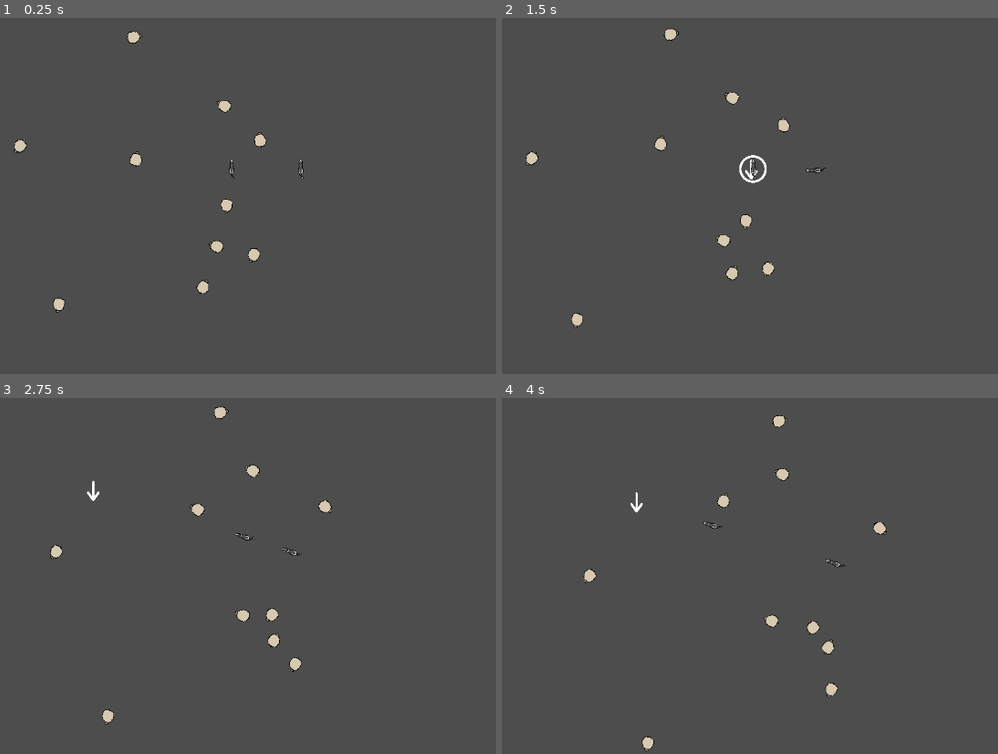
Above: before the commit, frames 1-4 (two rows, left to right).
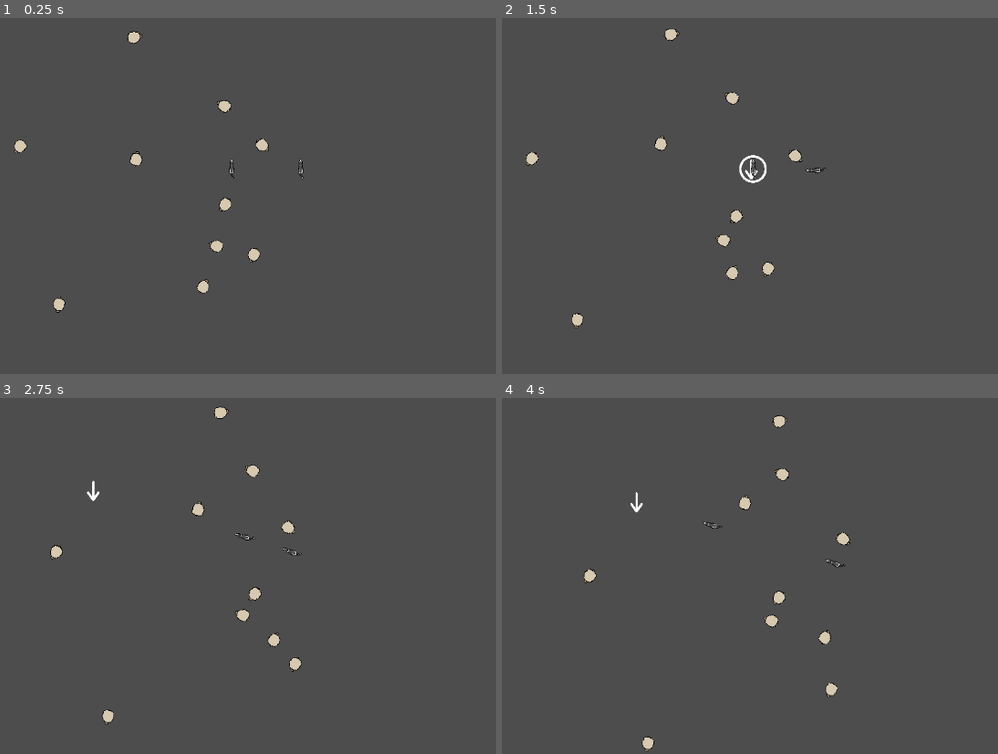
Above: after the commit, the same moments.

Repository: SentientDragon5/CMPM-170-Sheepdog-Herding
Game: Godot game, scene res://main.tscn
Same seed, same stepped clock (60 frames per second), same inputs: the game is played once before the commit and once after it.
Inputs (mouse positions are in pixels of both pictures, inside the frame that each line leads up to):
- Up to frame 1 (0.25 s): no input
- Up to frame 2 (1.5 s): move the mouse to (809, 167) at 0.52 s; press the mouse at (809, 167) at 0.53 s; move the mouse to (750, 167) at 1.27 s; release the mouse at (750, 167) at 1.28 s; click (750, 167) at 1.35 s
- Up to frame 3 (2.75 s): move the mouse to (69, 487) at 2.02 s; press the mouse at (69, 487) at 2.03 s
- Up to frame 4 (4 s): move the mouse to (824, 547) at 2.77 s; release the mouse at (824, 547) at 2.78 s; click (824, 547) at 2.85 s; move the mouse to (680, 447) at 3.52 s; press the mouse at (680, 447) at 3.53 s

The runs differ from the first frame. In frame 1, 0.2% of the frame differs, in the area x 2-55%, y 3-83%; in frame 2, 0.4%; in frame 3, 0.4%; in frame 4, 0.7%, in the area x 16-78%, y 4-100%.

Commit message:
sheep goes straight

Diff:
--- a/prefabs/sheep.tscn
+++ b/prefabs/sheep.tscn
@@ -1,10 +1,12 @@
-[gd_scene load_steps=4 format=3 uid="uid://c1a456lqgotx0"]
+[gd_scene load_steps=5 format=3 uid="uid://c1a456lqgotx0"]
 
 [ext_resource type="Texture2D" uid="uid://bq00rghlb51a8" path="res://art/sheep.png" id="1_h84kf"]
 [ext_resource type="Script" uid="uid://cljsbmiipliu7" path="res://scripts/sheep.gd" id="1_wkwx1"]
 
 [sub_resource type="CircleShape2D" id="CircleShape2D_wkwx1"]
 radius = 19.235384
+
+[sub_resource type="CircleShape2D" id="CircleShape2D_22co1"]
 
 [node name="Sheep" type="CharacterBody2D" groups=["sheep"]]
 script = ExtResource("1_wkwx1")
@@ -14,3 +16,8 @@
 
 [node name="CollisionShape2D" type="CollisionShape2D" parent="."]
 shape = SubResource("CircleShape2D_wkwx1")
+
+[node name="Area2D" type="Area2D" parent="."]
+
+[node name="CollisionShape2D" type="CollisionShape2D" parent="Area2D"]
+shape = SubResource("CircleShape2D_22co1")
--- a/scripts/dog.gd
+++ b/scripts/dog.gd
@@ -55,14 +55,3 @@
 
 func _on_navigation_agent_2d_velocity_computed(safe_velocity: Vector2) -> void:
 	position += safe_velocity * get_physics_process_delta_time()
-
-
-func _on_area_2d_body_entered(body: Node2D) -> void:
-	if body.is_in_group("sheep"):
-		print("entered")
-		body.start_fleeing_from(self)
-
-func _on_area_2d_body_exited(body: Node2D) -> void:
-	if body.is_in_group("sheep"):
-		print("exited")
-		body.stop_fleeing_from(self)
--- a/scripts/sheep.gd
+++ b/scripts/sheep.gd
@@ -11,25 +11,7 @@
 
 
 func _physics_process(delta: float) -> void:
-	var flee_direction = Vector2.ZERO
-	for dog in threatening_dogs:
-		var diff = global_position - dog.global_position
-		if diff.length() > 0.1:
-			flee_direction += diff.normalized()
-	if flee_direction != Vector2.ZERO:
-		flee_direction = flee_direction.normalized()
-		velocity = flee_direction * _speed
-		rotation = atan2(flee_direction.y, flee_direction.x) + deg_to_rad(90)
-		move_and_slide()
-	else:
-		# idle or other behavior if not threatened
-		velocity = _direction * _speed
-		rotation = atan2(_direction.y, _direction.x) + deg_to_rad(90)
-		move_and_slide()
 
-func start_fleeing_from(dog):
-	if dog not in threatening_dogs:
-		threatening_dogs.append(dog)
-
-func stop_fleeing_from(dog):
-	threatening_dogs.erase(dog)
+	velocity = _direction.normalized() * _speed
+	rotation = atan2(_direction.y, _direction.x) + deg_to_rad(90)
+	move_and_slide()
